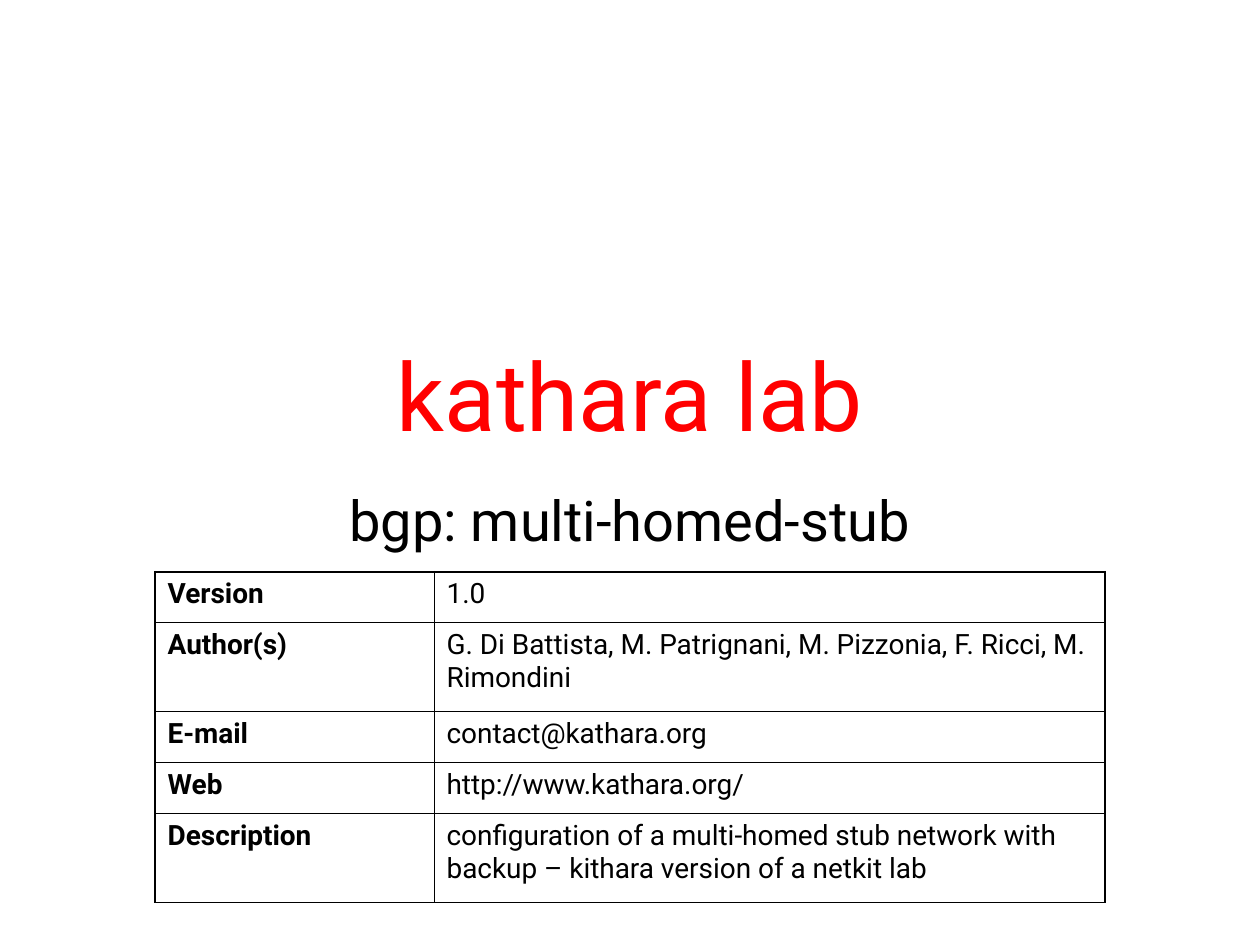
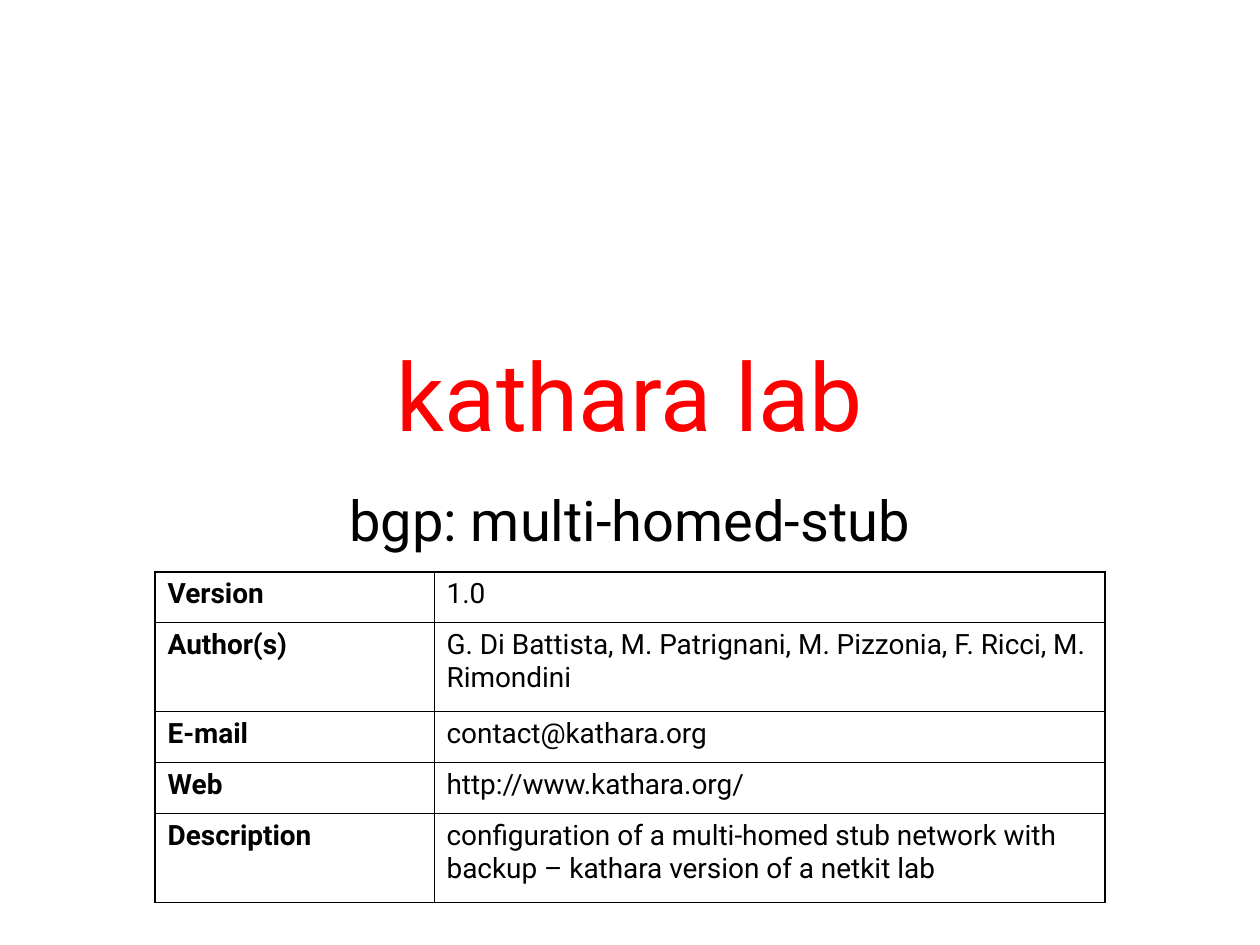
Before and after one commit to KatharaFramework/Kathara-Labs, a slide deck: slide 1 of Interdomain Routing/BGP Multi-homed Stub/026-kathara-lab_bgp-multi-homed-stub.ppt. Drawn at 1260x945 pixels with LibreOffice and Linux fonts; fonts in the diff are those of the drawing. Boxes give left, top, right and bottom in pixels: in the first picture for what was removed or moved away, otherwise in the second. Text is boxed around its words. In the diff, an @@ line names an element or a change of style, - is before the commit and + after.

```diff
--- a/Interdomain Routing/BGP Multi-homed Stub/026-kathara-lab_bgp-multi-homed-stub.ppt
+++ b/Interdomain Routing/BGP Multi-homed Stub/026-kathara-lab_bgp-multi-homed-stub.ppt
@@ table at box(155, 572, 1104, 890) @@
-row 5, column 2: configuration of a multi-homed stub network with backup – kithara version of a netkit lab
+row 5, column 2: configuration of a multi-homed stub network with backup – kathara version of a netkit lab
```
Also in this commit, not shown: 7 other slides changed, 1 other file.
